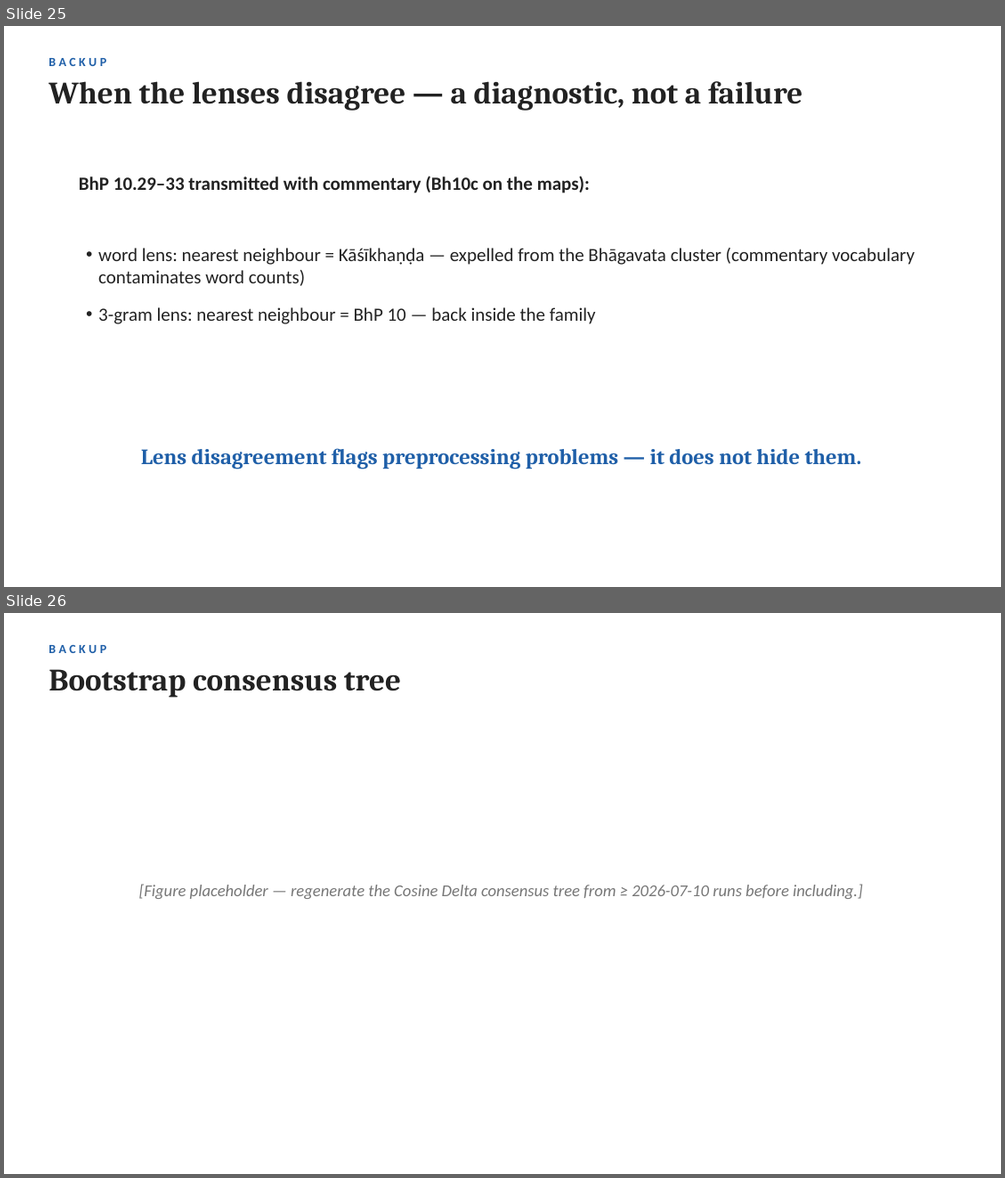
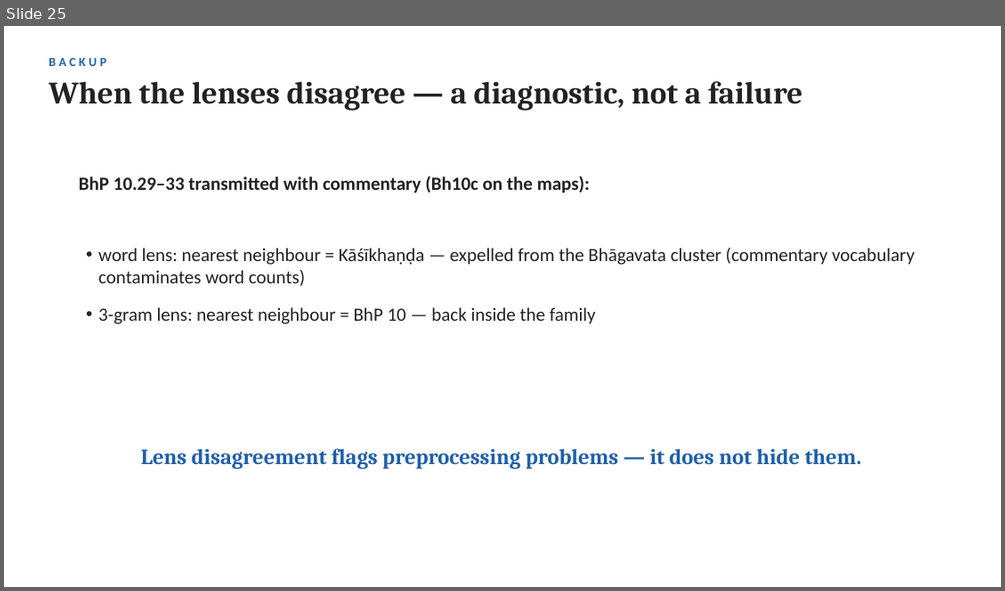
Before and after one commit to kengoharimoto/stylometry-experiments, a slide deck: materials/presentation_2026/chronology_stratification.pptx. Shown one above the other, each under a label of ours: slides 25 and 26 before the commit, slide 25 after it. The pictures are 1005x1178 and 1005x591 pixels, drawn with LibreOffice and Linux fonts; fonts in the diff are those of the drawing. Boxes give left, top, right and bottom in pixels: in the first picture for what was removed or moved away, otherwise in the second. Text is boxed around its words. In the diff, an @@ line names an element or a change of style, - is before the commit and + after.

```diff
--- a/materials/presentation_2026/chronology_stratification.pptx
+++ b/materials/presentation_2026/chronology_stratification.pptx
@@ slide 26 removed at (4, 613, 1001, 1174), background #FFFFFF @@
@@ text removed at (48, 645, 106, 653) @@
-BACKUP
@@ text removed at (48, 669, 401, 697) @@
-Bootstrap consensus tree
@@ text removed at (139, 884, 863, 899) @@
-[Figure placeholder — regenerate the Cosine Delta consensus tree from ≥ 2026-07-10 runs before including.]
```
Also in this commit, not shown: 1 slide added, 5 other files.
